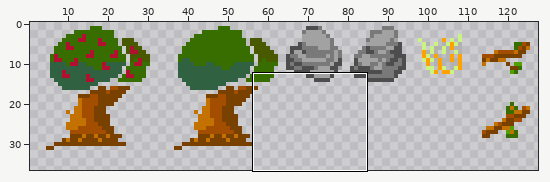
A pixel-art file gets an edit: game/assets/decor.aseprite. The picture above shows the old version from afar; the outline marks the close-up.
Close-up. Before the commit:
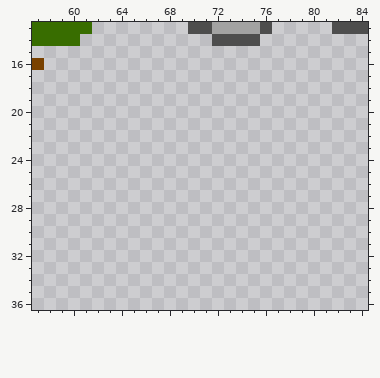
128x128 pixels, 1 frame. Colours within 5 levels of each other are drawn and written as one. Shown: x 57..84, y 13..36. The wide view leaves out empty margins.
New version:
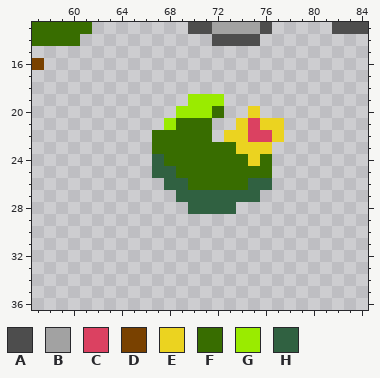
Palette (. is transparent): A #4d4d4d  B #a2a2a2  C #db4161  D #794100  E #ebd320  F #386d00  G #9aeb00  H #306141
Change:
y 19: x 70..72 ... -> GGG
y 20: x 69..72 .... -> GGGF; x 75 . -> E
y 21: x 68..71 .... -> GFFF; x 74..77 .... -> ECEE
y 22: x 67..71 ..... -> FFFFF; x 73..77 ..... -> EECCE
y 23: x 67..76 .......... -> FFFFFFFEEE
y 24: x 67..76 .......... -> HFFFFFFFEF
y 25: x 67..76 .......... -> HHFFFFFFFF
y 26: x 68..76 ......... -> HHFFFFFHH
y 27: x 69..75 ....... -> HHHHHHH
y 28: x 70..73 .... -> HHHH
